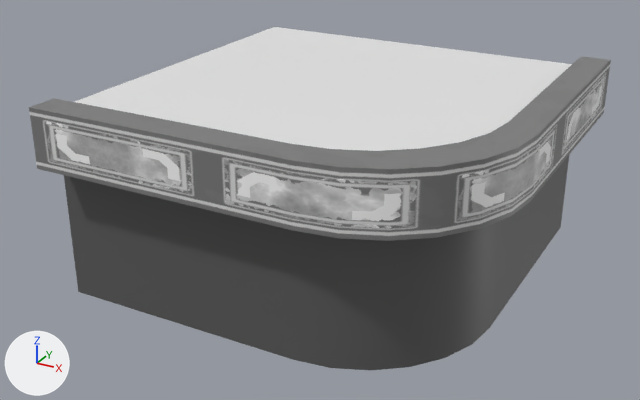
What one commit did to the FBX model Assets/Models/Modular Kit/Buiding Pieces/Corners/FloorCornerConvexRounded_A.fbx.
One viewpoint serves both versions: a camera (50 mm lens) standing at (15.32, -24.76, 6.52) and looking at (4.96, -5.91, -2.9). Every picture has the same lights, and +X, +Y and +Z are marked at lower left. Where no turn or scale is listed for an object, it has been applied to the vertices.

The first picture shows 'FloorCornerConvexRounded_A'.
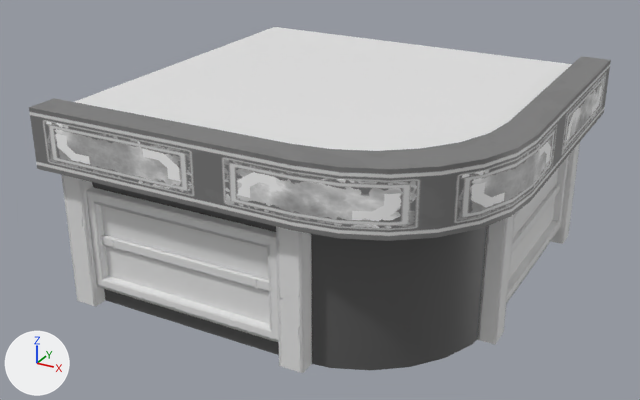
Boxes [x1, y1, x2, y2] around the edits, measured in the pictures (640 x 400 px):
'FloorCornerConvexRounded_A.002', added
    after: [61, 175, 312, 373]
    faces in mat_trim (its picture is missing): [61, 175, 312, 373]
    faces in mat_glass (white #e7e7e7): [101, 205, 270, 324]
'FloorCornerConvexRounded_A.008', added
    after: [478, 142, 580, 344]
    faces in mat_trim (its picture is missing): [478, 142, 580, 344]
    faces in mat_glass (white #e7e7e7): [509, 168, 559, 279]

The change, as a list of edits to the scene's bpy script:
```text
Add img_plaster_normal_png:
    img_plaster_normal_png = load_image('Plaster_normal.png', '../../../../Material/Marcus Testing Not Permanant/Plaster_normal.png', 2048, 2048, 'Non-Color')
Add mat_trim:
    mat_trim = bpy.data.materials.new('Trim')
    mat_trim.use_nodes = True; mat_trim.node_tree.nodes.clear()
    _N = mat_trim.node_tree.nodes; _L = mat_trim.node_tree.links
    n0 = _N.new('ShaderNodeBsdfPrincipled'); n0.name = 'Principled BSDF'
    n1 = _N.new('ShaderNodeOutputMaterial'); n1.name = 'Material Output'
    n2 = _N.new('ShaderNodeTexImage'); n2.name = 'Image Texture.001'
    n2.image = img_plaster_normal_png
    n3 = _N.new('ShaderNodeNormalMap'); n3.name = 'Normal Map'
    _L.new(n2.outputs[0], n3.inputs[1])  # 'Color' to 'Color'
    _L.new(n3.outputs[0], n0.inputs[5])  # 'Normal' to 'Normal'
    _L.new(n0.outputs[0], n1.inputs[0])  # 'BSDF' to 'Surface'
Add mat_glass:
    mat_glass = principled_material('Glass')
    mat_glass.base_color = (0.8, 0.8, 0.8)  # white #e7e7e7
Add me_plane_040:
    me_plane_040.from_pydata(...)  # 56 vertices, 42 faces; spans x -3.31..3.35, y -1.83..2.14, z -0.2..0.24
    # faces by material slot: [40, 2]
    me_plane_040.materials.append(mat_trim)  # its picture is missing
    me_plane_040.materials.append(mat_glass)  # white #e7e7e7
Add ob_floorcornerconvexrounded_a_002:
    ob_floorcornerconvexrounded_a_002 = bpy.data.objects.new('FloorCornerConvexRounded_A.002', me_plane_040)
    ob_floorcornerconvexrounded_a_002.location = (3.61, -10.12, -3.17)
    ob_floorcornerconvexrounded_a_002.rotation_euler = (1.571, 0.0, 0.0)  # degrees (90, 0, 0)
Add ob_floorcornerconvexrounded_a_008:
    ob_floorcornerconvexrounded_a_008 = bpy.data.objects.new('FloorCornerConvexRounded_A.008', me_plane_040)
    ob_floorcornerconvexrounded_a_008.location = (10.12, -3.85, -3.17)
    ob_floorcornerconvexrounded_a_008.rotation_euler = (1.571, 0.0, 1.571)  # degrees (90, 0, 90)
```
